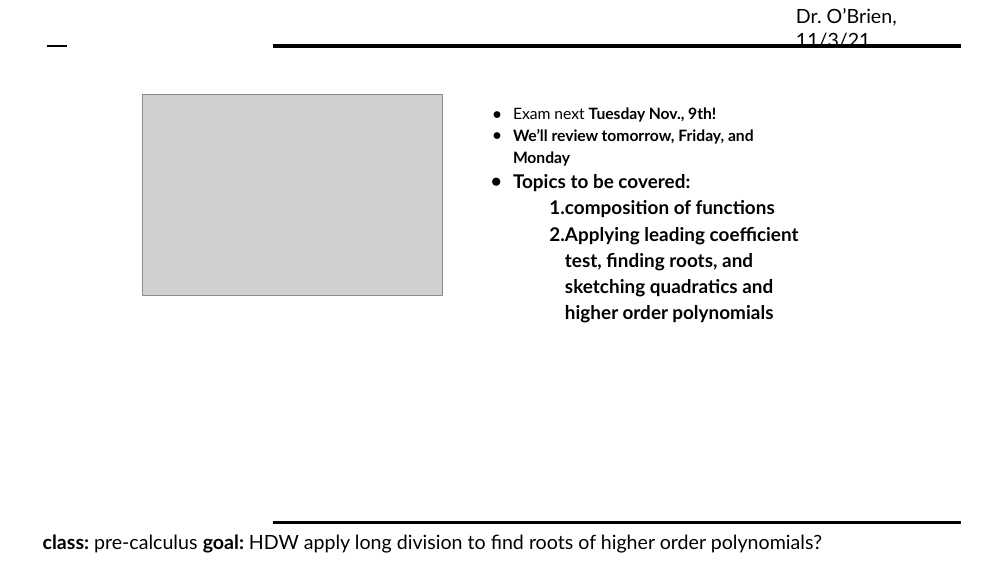
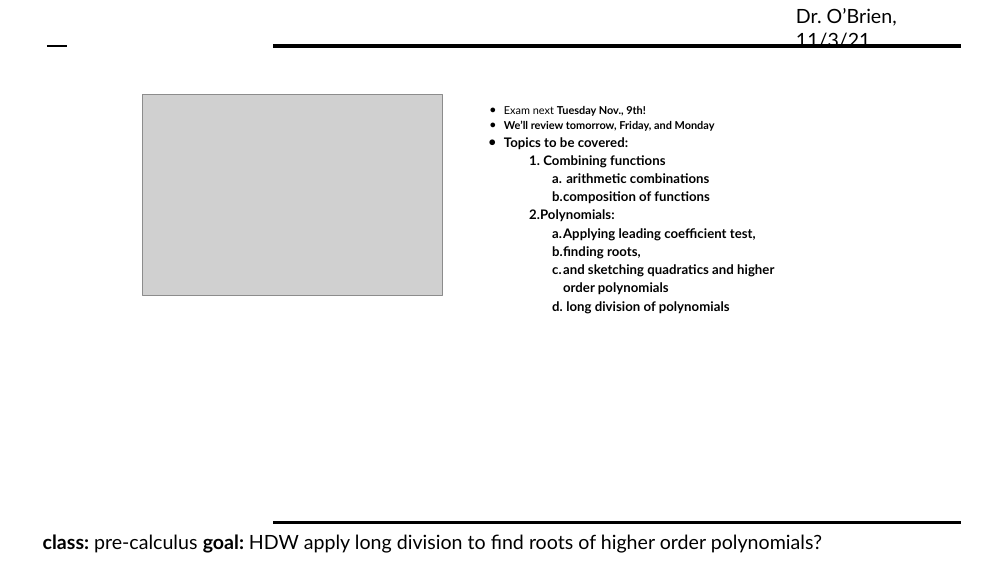
Before and after one commit to cobrien87/work, a slide deck: slide 4 of print/lesson_73_precal.pptx. Drawn at 1008x567 pixels with LibreOffice and Linux fonts; fonts in the diff are those of the drawing; grey boxes stand for pictures; background and template pictures are left out. Boxes give left, top, right and bottom in pixels: in the first picture for what was removed or moved away, otherwise in the second. Text is boxed around its words. In the diff, an @@ line names an element or a change of style, - is before the commit and + after.

```diff
--- a/print/lesson_73_precal.pptx
+++ b/print/lesson_73_precal.pptx
@@ text at box(504, 106, 715, 204): size 11.2 to 7.8 pt in "Exam next Tuesday Nov., 9th!", "We’ll review tomorrow, Friday, and Monday"; size 13.6 to 9.4 pt in "Topics to be covered:", "composition of functions"; indent changed; bullet 1. to a.; list level 3 to 4 in "composition of functions" @@
@@ text at box(543, 155, 709, 183): paragraphs added @@
+    1. Combining functions
+      a. arithmetic combinations
@@ text at box(529, 209, 774, 314): text changed; size 13.6 to 9.4 pt @@
-    2. Applying leading coefficient test, finding roots, and sketching quadratics and higher order polynomials
+    2. Polynomials:
+      a. Applying leading coefficient test,
+      b. finding roots,
+      c. and sketching quadratics and higher order polynomials
+      d. long division of polynomials
```
Also in this commit, not shown: 1 other slide changed, 12 other files.
